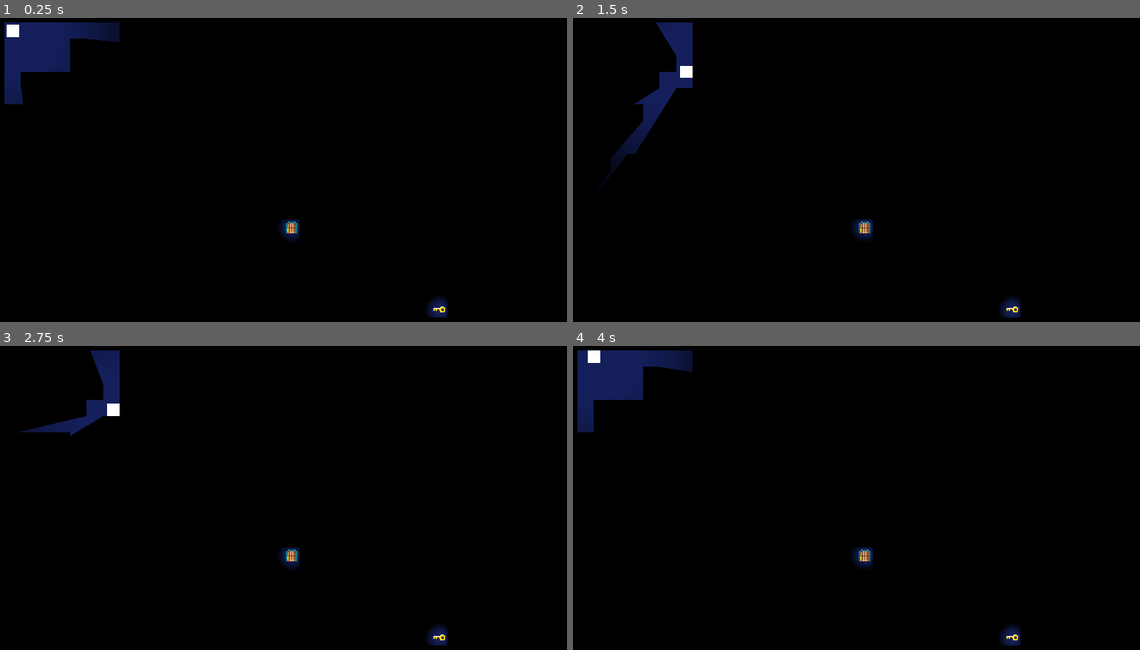
Above: before the commit, frames 1-4 (two rows, left to right).
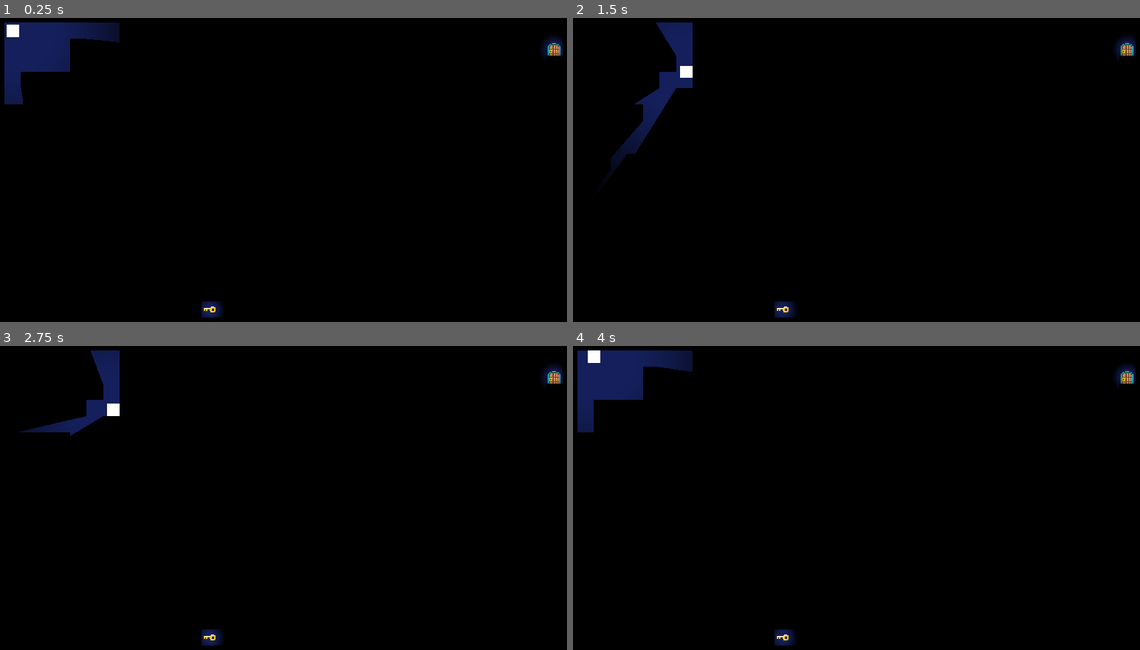
Above: after the commit, the same moments.

Repository: NA-Game-Design/LightMazeDemo
Game: Godot game, scene res://main.tscn
The game is run twice, just before and just after one commit, with the same random seed, the same clock (stepped at 60 frames per second) and the same inputs.
Inputs:
- Up to frame 1 (0.25 s): no input
- Up to frame 2 (1.5 s): tap Enter at 0.5 s; hold Right (ui_right) 0.53-1.28 s; hold Down (ui_down) from 1.28 s (still down)
- Up to frame 3 (2.75 s): tap Space at 2 s; release Down (ui_down) at 2.03 s; hold Right (ui_right) from 2.03 s (still down)
- Up to frame 4 (4 s): tap Enter at 2.75 s; release Right (ui_right) at 2.78 s; hold Up (ui_up) 2.78-3.53 s; tap Space at 3.5 s; hold Left (ui_left) from 3.53 s (still down)

The runs differ from the first frame. In frame 1, 0.8% of the frame differs, in the area x 35-100%, y 6-99%; in frame 2, 0.8%; in frame 3, 0.8%; in frame 4, 0.8%.
Error after the commit: Attempt to call function 'get_used_cells_by_id' in base 'null instance' on a null instance. (res://main.gd:9)

Commit message:
Rename TileMap to TileMapLayer in main.gd

Diff:
--- a/main.gd
+++ b/main.gd
@@ -1,6 +1,6 @@
 extends Node2D
 
-@onready var tilemap = $TileMap
+@onready var tilemap = $TileMapLayer
 var has_key = false
 
 # Called when the node enters the scene tree for the first time.
